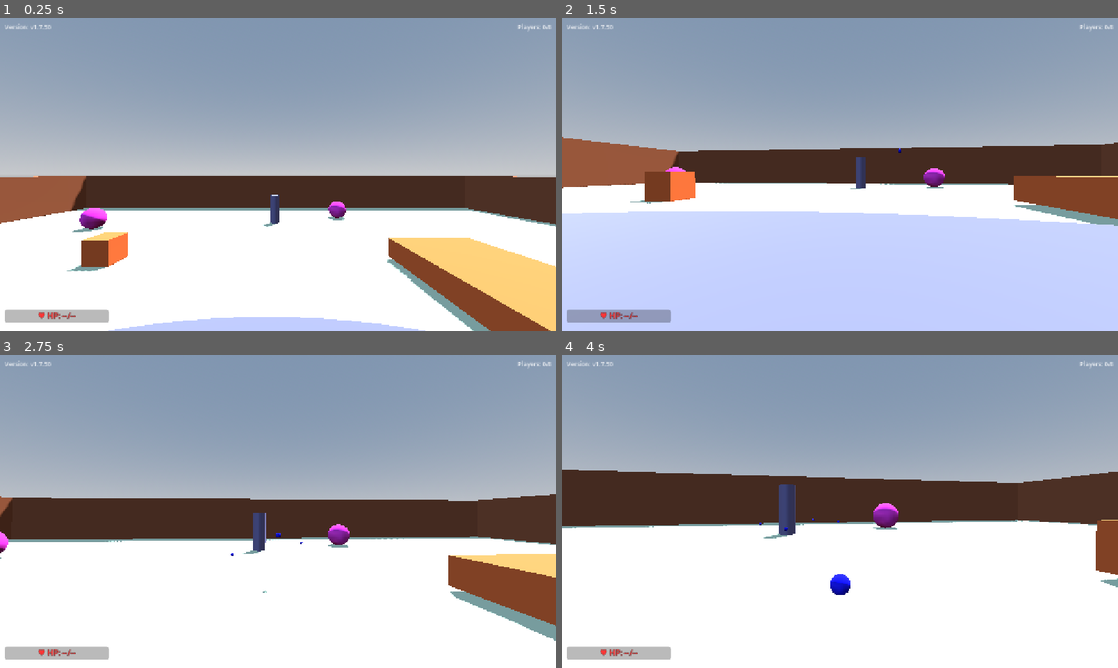
Above: before the commit, frames 1-4 (two rows, left to right).
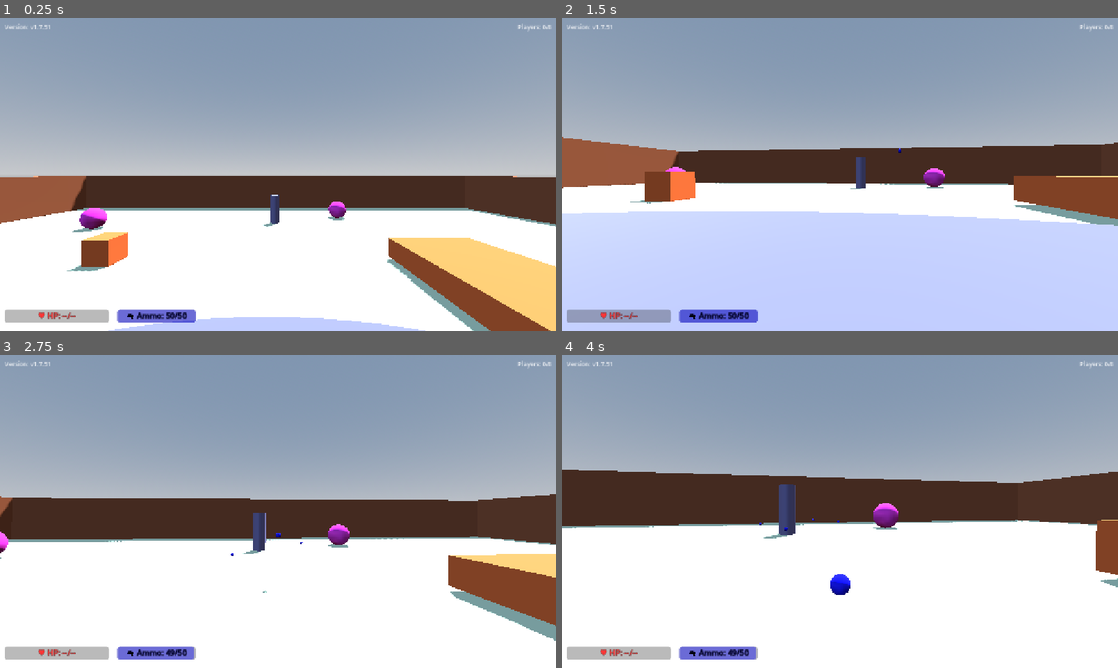
Above: after the commit, the same moments.

Repository: shikiuku/SimpleFPS
Game: Godot game, scene res://scenes/TestLevel.tscn
Two runs of this game, one before a commit and one after it. Both use one fixed random seed, a clock stepped at 60 frames per second and the inputs below. This scene is started directly instead of the project's main scene.
Inputs (mouse positions are in pixels of both pictures, inside the frame that each line leads up to):
- Up to frame 1 (0.25 s): no input
- Up to frame 2 (1.5 s): move the mouse to (867, 174) at 0.52 s; press the mouse at (867, 174) at 0.53 s; hold W (move_forward) from 0.53 s (still down); tap Space (jump) at 0.77 s; move the mouse to (812, 174) at 1.27 s; release the mouse at (812, 174) at 1.28 s; tap Shift (run) at 1.35 s
- Up to frame 3 (2.75 s): keep holding W (move_forward); tap Space (jump) at 1.52 s; click (250, 511) at 1.55 s; move the mouse to (289, 505) at 2.02 s; press the mouse at (289, 505) at 2.03 s
- Up to frame 4 (4 s): keep holding W (move_forward); move the mouse to (834, 517) at 2.77 s; release the mouse at (834, 517) at 2.78 s; click (834, 517) at 2.85 s; tap Space (jump) at 3.02, 3.77 s; move the mouse to (878, 514) at 3.52 s; hold Shift (run) from 3.53 s (still down); click (878, 514) at 3.8 s

The runs differ from the first frame. In frame 1, 0.6% of the frame differs, in the area x 8-36%, y 2-98%; in frame 2, 0.6%; in frame 3, 0.6%; in frame 4, 0.6%.

Commit message:
v1.7.51 - 弾数制限システム実装 (初期50発、1秒1回リロード、弾数UI表示追加)

Diff:
--- a/project.godot
+++ b/project.godot
@@ -11,7 +11,7 @@
 [application]
 
 config/name="Simple FPS"
-config/version="1.7.50"
+config/version="1.7.51"
 config/tags=PackedStringArray("3d", "multiplayer", "fps")
 run/main_scene="res://scenes/MainMenu.tscn"
 config/features=PackedStringArray("4.4", "Forward Plus")
--- a/scenes/GameUI.tscn
+++ b/scenes/GameUI.tscn
@@ -55,6 +55,26 @@
 horizontal_alignment = 1
 vertical_alignment = 1
 
+[node name="AmmoBar" type="ProgressBar" parent="."]
+anchors_preset = 2
+anchor_top = 1.0
+anchor_bottom = 1.0
+offset_left = 270.0
+offset_top = -50.0
+offset_right = 450.0
+offset_bottom = -20.0
+value = 50.0
+show_percentage = false
+
+[node name="AmmoLabel" type="Label" parent="AmmoBar"]
+layout_mode = 0
+anchor_right = 1.0
+anchor_bottom = 1.0
+text = "🔫 Ammo: 50/50"
+label_settings = SubResource("LabelSettings_Health")
+horizontal_alignment = 1
+vertical_alignment = 1
+
 [node name="KillNotificationLabel" type="Label" parent="."]
 visible = false
 anchors_preset = 8
--- a/scripts/GameUI.gd
+++ b/scripts/GameUI.gd
@@ -4,10 +4,12 @@
 @onready var player_count_label = $PlayerCountLabel
 @onready var health_bar = $HealthBar
 @onready var health_label = $HealthBar/HealthLabel
+@onready var ammo_bar = $AmmoBar
+@onready var ammo_label = $AmmoBar/AmmoLabel
 @onready var kill_notification_label = $KillNotificationLabel
 
 # ゲームのバージョン
-const VERSION = "v1.7.50"
+const VERSION = "v1.7.51"
 
 func _ready():
 	# バージョンを表示
@@ -18,6 +20,9 @@
 
 	# HP表示の初期設定
 	update_health_display()
+
+	# 弾数表示の初期設定
+	update_ammo_display(50, 50)
 
 	# プレイヤー数とHPを定期的に更新
 	var timer = Timer.new()
@@ -212,3 +217,41 @@
 			return Color.PURPLE
 		_:
 			return Color.WHITE
+
+# 弾数表示を更新する関数
+func update_ammo_display(current_ammo: int, max_ammo: int):
+	# AmmoBarとAmmoLabelが存在するか確認
+	if not ammo_bar or not ammo_label:
+		print("ERROR: AmmoBar or AmmoLabel not found!")
+		return
+
+	# 弾数バーの値を更新
+	ammo_bar.max_value = max_ammo
+	ammo_bar.value = current_ammo
+
+	# 弾数バーの色を変更（少ないほど赤く）
+	var ammo_percentage = float(current_ammo) / float(max_ammo)
+	var bar_color = Color.WHITE
+	var text_color = Color.WHITE
+
+	if ammo_percentage <= 0.2:
+		bar_color = Color.RED
+		text_color = Color.WHITE
+	elif ammo_percentage <= 0.4:
+		bar_color = Color.ORANGE
+		text_color = Color.WHITE
+	elif ammo_percentage <= 0.6:
+		bar_color = Color.YELLOW
+		text_color = Color.BLACK
+	else:
+		bar_color = Color.BLUE
+		text_color = Color.WHITE
+
+	# ProgressBarの色を設定
+	ammo_bar.modulate = bar_color
+
+	# テキストの更新と色設定
+	ammo_label.text = "🔫 Ammo: " + str(current_ammo) + "/" + str(max_ammo)
+	ammo_label.modulate = text_color
+
+	print("Updated ammo display - Ammo: ", current_ammo, "/", max_ammo, " Color: ", bar_color)
--- a/scripts/SimpleFPSController.gd
+++ b/scripts/SimpleFPSController.gd
@@ -30,6 +30,11 @@
 var is_dead = false
 var respawn_timer: Timer = null
 
+# 弾数システム
+@export var max_ammo = 50
+var current_ammo = 50
+var reload_timer: Timer = null
+
 # モバイル入力関連
 var mobile_movement = Vector2.ZERO
 var mobile_ui: Control = null
@@ -64,6 +69,10 @@
 	# HPシステムの初期化
 	current_health = max_health
 	is_dead = false
+
+	# 弾数システムの初期化
+	current_ammo = max_ammo
+	setup_reload_timer()
 
 	# プレイヤー上部のHP表示を初期化
 	call_deferred("update_overhead_health_display")
@@ -428,6 +437,18 @@
 	if is_dead:
 		return
 
+	# 弾がない場合は射撃できない
+	if current_ammo <= 0:
+		print("No ammo! Cannot shoot. Current ammo: ", current_ammo)
+		return
+
+	# 弾数を減らす
+	current_ammo -= 1
+	print("Shot fired! Ammo remaining: ", current_ammo, "/", max_ammo)
+
+	# 弾数表示を更新
+	update_ammo_display()
+
 	# 射撃位置と方向を計算
 	var shoot_position = camera.global_position + camera.global_transform.basis.z * -0.5
 	var shoot_direction = -camera.global_transform.basis.z
@@ -560,6 +581,9 @@
 	current_health = max_health
 	is_dead = false
 
+	# 弾数を回復
+	current_ammo = max_ammo
+
 	# プレイヤーを再有効化
 	set_physics_process(true)
 	visible = true
@@ -570,13 +594,16 @@
 
 	# プレイヤー上部のHP表示を更新
 	update_overhead_health_display()
+
+	# 弾数表示を更新
+	update_ammo_display()
 
 	# タイマーを削除
 	if respawn_timer:
 		respawn_timer.queue_free()
 		respawn_timer = null
 
-	print("Player ", name, " respawned with full health")
+	print("Player ", name, " respawned with full health and ammo")
 
 func get_health() -> int:
 	return current_health
@@ -592,6 +619,9 @@
 	current_health = max_health
 	is_dead = false
 
+	# 弾数を完全回復
+	current_ammo = max_ammo
+
 	# スポーン位置にリセット
 	global_position = RespawnManager.get_respawn_position()
 	velocity = Vector3.ZERO
@@ -602,6 +632,9 @@
 
 	# プレイヤー上部のHP表示を更新
 	update_overhead_health_display()
+
+	# 弾数表示を更新
+	update_ammo_display()
 
 	# リスポーンフラグをクリア
 	RespawnManager.clear_respawn_flag()
@@ -638,3 +671,35 @@
 	health_bar_ui.modulate = bar_color
 
 	print("Updated overhead health display for ", name, " - HP: ", current_health, "/", max_health, " Color: ", bar_color)
+
+# 弾数システム関数群
+func setup_reload_timer():
+	# リロードタイマーを作成
+	reload_timer = Timer.new()
+	reload_timer.wait_time = 1.0  # 1秒間隔
+	reload_timer.one_shot = false  # 繰り返し実行
+	reload_timer.timeout.connect(_on_reload_timer_timeout)
+	add_child(reload_timer)
+	reload_timer.start()
+	print("Reload timer started - refill 1 ammo every 1 second")
+
+func _on_reload_timer_timeout():
+	# 弾数が最大でない場合のみリロード
+	if current_ammo < max_ammo:
+		current_ammo += 1
+		print("Ammo reloaded: ", current_ammo, "/", max_ammo)
+
+	# GameUIがある場合は弾数表示を更新
+	update_ammo_display()
+
+func update_ammo_display():
+	# GameUIの弾数表示を更新
+	var game_ui = get_tree().current_scene.get_node_or_null("GameUI")
+	if game_ui and is_multiplayer_authority():
+		game_ui.update_ammo_display(current_ammo, max_ammo)
+
+func get_ammo() -> int:
+	return current_ammo
+
+func get_max_ammo() -> int:
+	return max_ammo
Not shown, changed: web-build/index.html
Not shown, changed: web-build/index.pck
